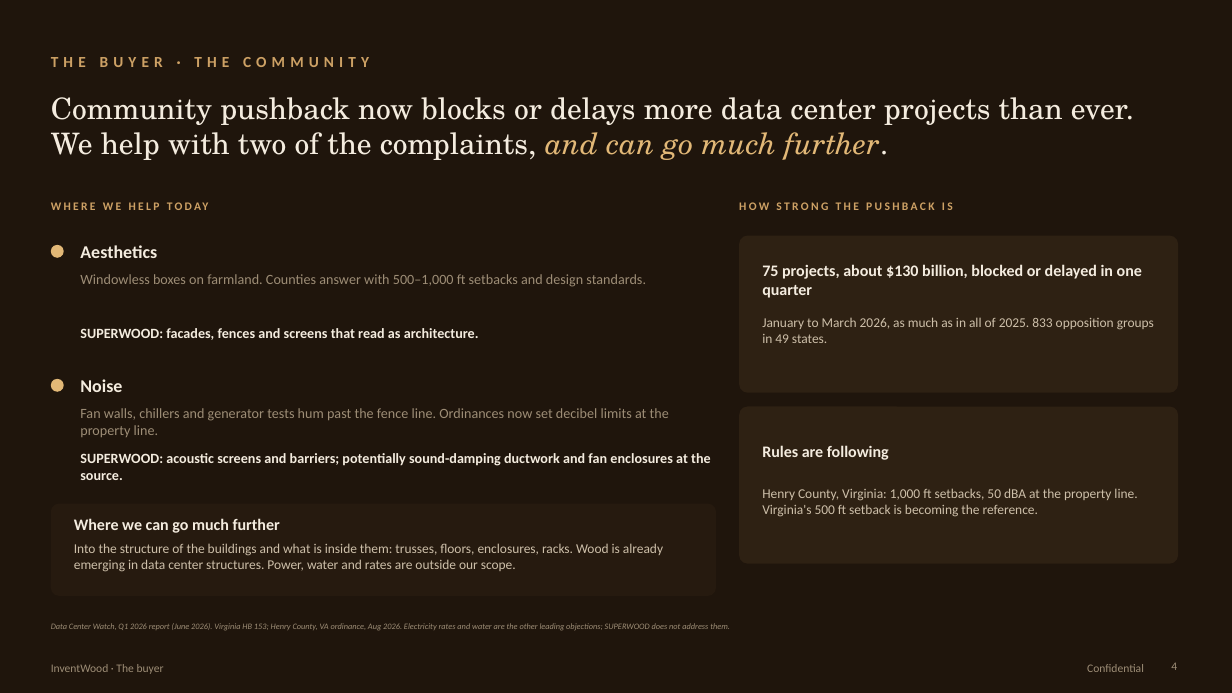
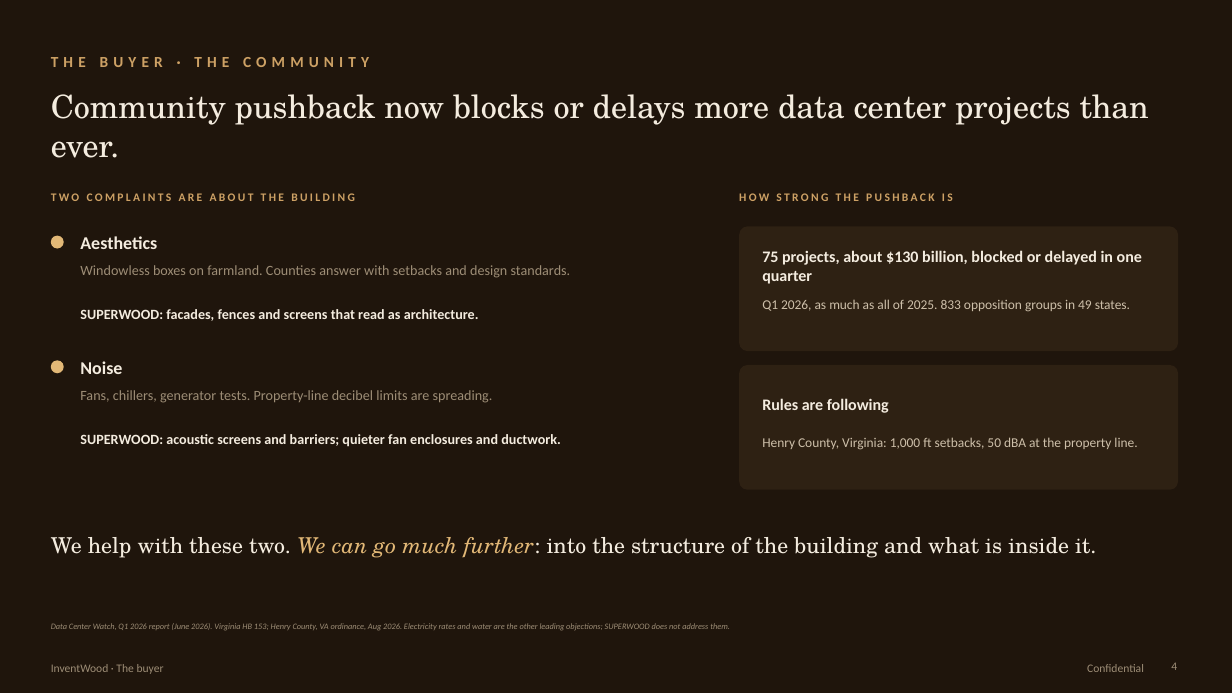
Before and after one commit to alau-hi/decks, a slide deck: slide 4 of superwood-datacenter-investor/SUPERWOOD-for-Data-Centers-Companion.pptx. Drawn at 1232x693 pixels with LibreOffice and Linux fonts; fonts in the diff are those of the drawing. Boxes give left, top, right and bottom in pixels: in the first picture for what was removed or moved away, otherwise in the second. Text is boxed around its words. In the diff, an @@ line names an element or a change of style, - is before the commit and + after.

```diff
--- a/superwood-datacenter-investor/SUPERWOOD-for-Data-Centers-Companion.pptx
+++ b/superwood-datacenter-investor/SUPERWOOD-for-Data-Centers-Companion.pptx
@@ text at (51, 94, 1149, 158): text changed; size 23 to 25 pt @@
-Community pushback now blocks or delays more data center projects than ever. We help with two of the complaints, and can go much further.
+Community pushback now blocks or delays more data center projects than ever.
@@ text at (51, 193, 355, 201): text changed @@
-WHERE WE HELP TODAY
+TWO COMPLAINTS ARE ABOUT THE BUILDING
@@ 2 texts, 1 ellipse: place and size @@
-2 texts, 1 ellipse at (51, 202, 953, 258)
+2 texts, 1 ellipse at (51, 193, 953, 249)
@@ rounded rectangle at (739, 226, 1178, 351): proportions changed @@
@@ rounded rectangle: place and size @@
-rounded rectangle at (739, 407, 1178, 564)
+rounded rectangle at (739, 226, 1178, 351)
@@ text at (80, 265, 571, 278): text changed @@
-Windowless boxes on farmland. Counties answer with 500–1,000 ft setbacks and design standards.
+Windowless boxes on farmland. Counties answer with setbacks and design standards.
@@ text "75 projects, about $130 billion, ...": place and size @@
-text "75 projects, about $130 billion, ..." at (762, 264, 1142, 298)
+text "75 projects, about $130 billion, ..." at (762, 250, 1142, 284)
@@ text at (762, 299, 1130, 311): text changed @@
-January to March 2026, as much as in all of 2025. 833 opposition groups in 49 states.
+Q1 2026, as much as all of 2025. 833 opposition groups in 49 states.
@@ 2 texts, 1 ellipse: place and size @@
-2 texts, 1 ellipse at (51, 328, 479, 392)
+2 texts, 1 ellipse at (51, 309, 479, 374)
@@ rounded rectangle: place and size @@
-rounded rectangle at (739, 236, 1178, 393)
+rounded rectangle at (739, 365, 1178, 490)
@@ rounded rectangle at (739, 365, 1178, 490): proportions changed @@
@@ text "Rules are following": place and size @@
-text "Rules are following" at (762, 445, 889, 460)
+text "Rules are following" at (762, 398, 889, 413)
@@ text at (80, 390, 493, 403): text changed @@
-Fan walls, chillers and generator tests hum past the fence line. Ordinances now set decibel limits at the property line.
+Fans, chillers, generator tests. Property-line decibel limits are spreading.
@@ text at (80, 434, 561, 447): text changed @@
-SUPERWOOD: acoustic screens and barriers; potentially sound-damping ductwork and fan enclosures at the source.
+SUPERWOOD: acoustic screens and barriers; quieter fan enclosures and ductwork.
@@ text at (762, 437, 1137, 450): text changed @@
-Henry County, Virginia: 1,000 ft setbacks, 50 dBA at the property line. Virginia's 500 ft setback is becoming the reference.
+Henry County, Virginia: 1,000 ft setbacks, 50 dBA at the property line.
@@ rounded rectangle removed at (51, 504, 716, 596) @@
@@ text added at (51, 537, 1096, 558), 17 pt, text #F4ECDF @@
+We help with these two. We can go much further: into the structure of the building and what is inside it.
@@ text removed at (74, 518, 280, 533) @@
-Where we can go much further
@@ text removed at (74, 543, 663, 572) @@
-Into the structure of the buildings and what is inside them: trusses, floors, enclosures, racks. Wood is already emerging in data center structures. Power, water and rates are outside our scope.
```
Also in this commit, not shown: 3 other files.
